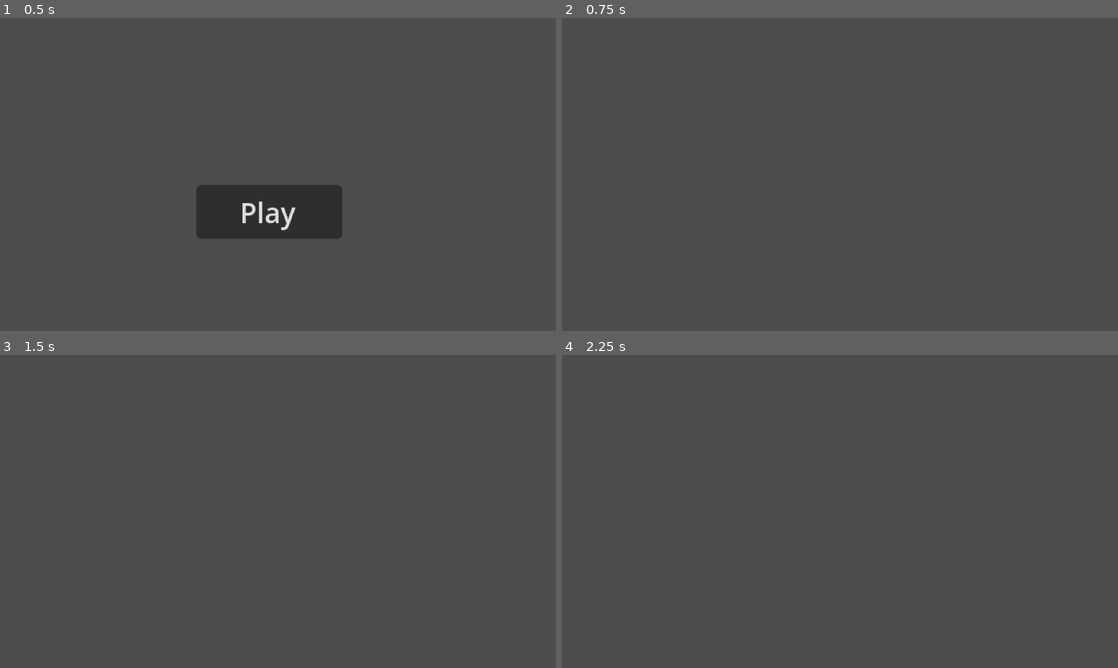
Above: before the commit, frames 1-4 (two rows, left to right).
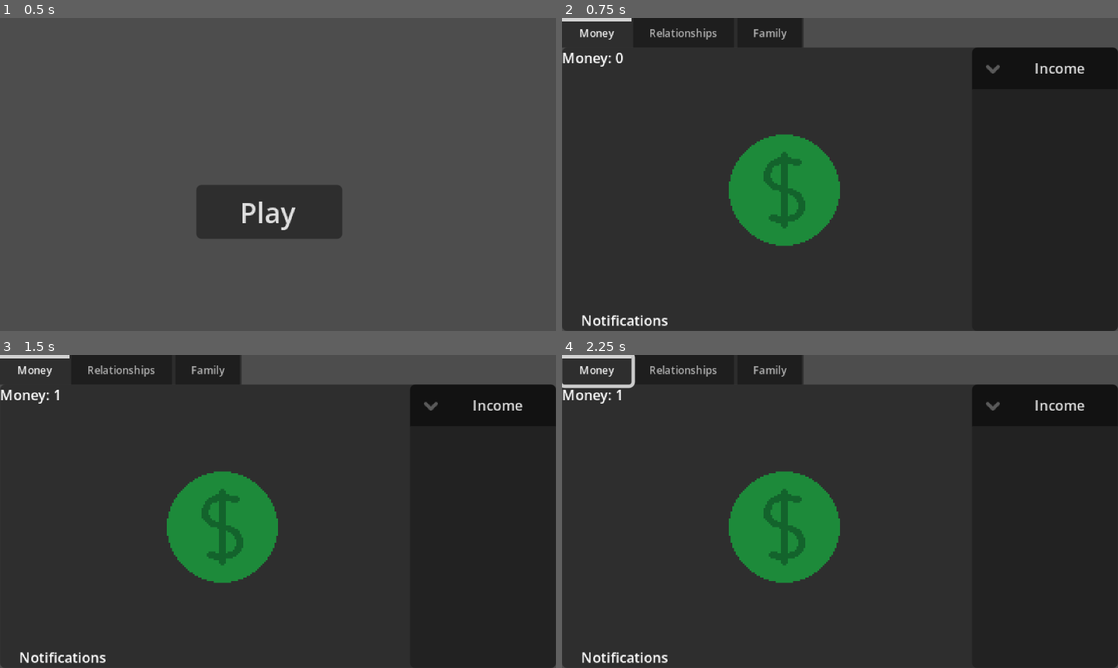
Above: after the commit, the same moments.

Repository: ObedH/the-american-dream
Game: Godot game, scene res://scenes/main/main.tscn
Two runs of this game, one before a commit and one after it. Both use one fixed random seed, a clock stepped at 60 frames per second and the inputs below.
Inputs (mouse positions are in pixels of both pictures, inside the frame that each line leads up to):
- Up to frame 1 (0.5 s): no input
- Up to frame 2 (0.75 s): click "Play" at 0.5 s
- Up to frame 3 (1.5 s): click (222, 527) at 1.27 s
- Up to frame 4 (2.25 s): tap Enter at 2 s; move the mouse to (962, 495) at 2.02 s; hold Right from 2.03 s (still down); tap Alt at 2.1 s; click (962, 495) at 2.17 s

Frame 1 is identical in both runs. In frame 2, 94% of the frame differs, in the area x 0-100%, y 0-100%; in frame 3, 94%; in frame 4, 94%.
Error before the commit: Parse Error: Could not find type "Notif" in the current scope. (res://scenes/play/play.gd:24)

Commit message:
Ensured naming consistency and avoided code duplication
Made sure "Notif" was properly changed to "NotifData", and merged play's _on_x_notif signal receiver methods to the add_notif method.

Diff:
--- a/scenes/family/family.gd
+++ b/scenes/family/family.gd
@@ -1,7 +1,7 @@
 class_name Family
 extends Control
 
-signal notif_request(notif: Notif)
+signal notif_request(data: NotifData)
 
 
 func _ready() -> void:
--- a/scenes/money/money.gd
+++ b/scenes/money/money.gd
@@ -1,7 +1,7 @@
 class_name Money
 extends Control
 
-signal notif_request(notif: Notif)
+signal notif_request(data: NotifData)
 
 enum Means {
 	BOOTLEGGING,
@@ -36,7 +36,7 @@
 	money_display.text = "Money: %d" % money
 
 	if money > 5:
-		notif_request.emit(Notif.new(Notif.NotifType.MONEY, "Too much!"))
+		notif_request.emit(NotifData.new(NotifData.NotifType.MONEY, "Too much!"))
 
 
 func take_money(amount: int) -> void:
--- a/scenes/play/play.gd
+++ b/scenes/play/play.gd
@@ -10,9 +10,9 @@
 
 
 func _ready() -> void:
-	money.notif_request.connect(_on_money_notif)
-	relas.notif_request.connect(_on_relas_notif)
-	family.notif_request.connect(_on_family_notif)
+	money.notif_request.connect(add_notif)
+	relas.notif_request.connect(add_notif)
+	family.notif_request.connect(add_notif)
 
 
 func initialize() -> void:
@@ -21,19 +21,7 @@
 	family.initialize()
 
 
-func _on_money_notif(notif: Notif) -> void:
+func add_notif(data: NotifData) -> void:
 	var bubble: NotifBubble = NOTIF_BUBBLE.instantiate()
-	bubble.make(notif)
+	bubble.make(data)
 	notifs_panel.add_child(bubble)
-
-
-func _on_relas_notif(notif: Notif) -> void:
-	var bubble: NotifBubble = NOTIF_BUBBLE.instantiate()
-	bubble.make(notif)
-	notifs_panel.add_child(bubble)
-
-
-func _on_family_notif(notif: Notif) -> void:
-	var bubble: NotifBubble = NOTIF_BUBBLE.instantiate()
-	bubble.make(notif)
-	notifs_panel.add_child(bubble)
--- a/scenes/relas/relas.gd
+++ b/scenes/relas/relas.gd
@@ -1,7 +1,7 @@
 class_name Relationships
 extends Control
 
-signal notif_request(notif: Notif)
+signal notif_request(data: NotifData)
 
 
 func _ready() -> void:
